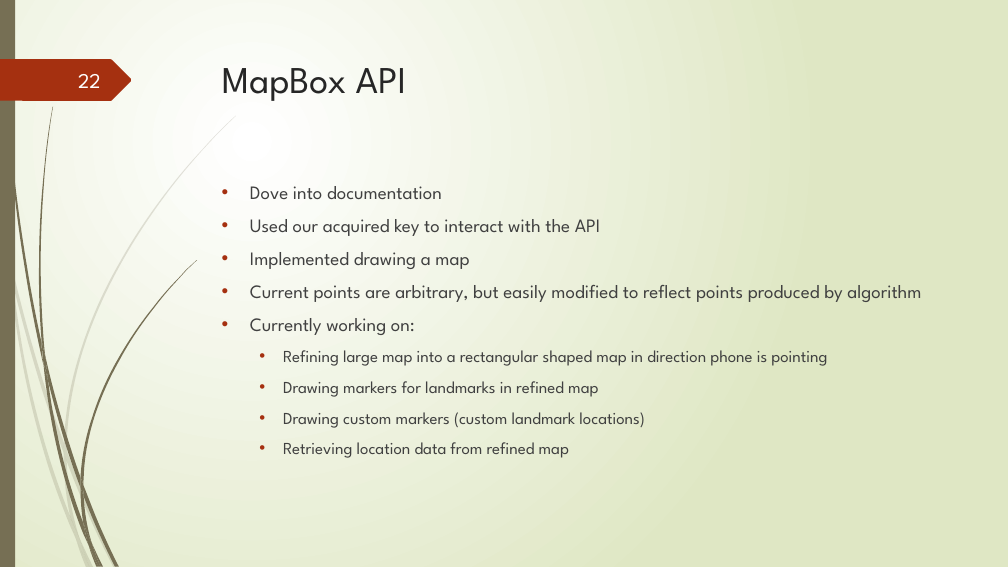
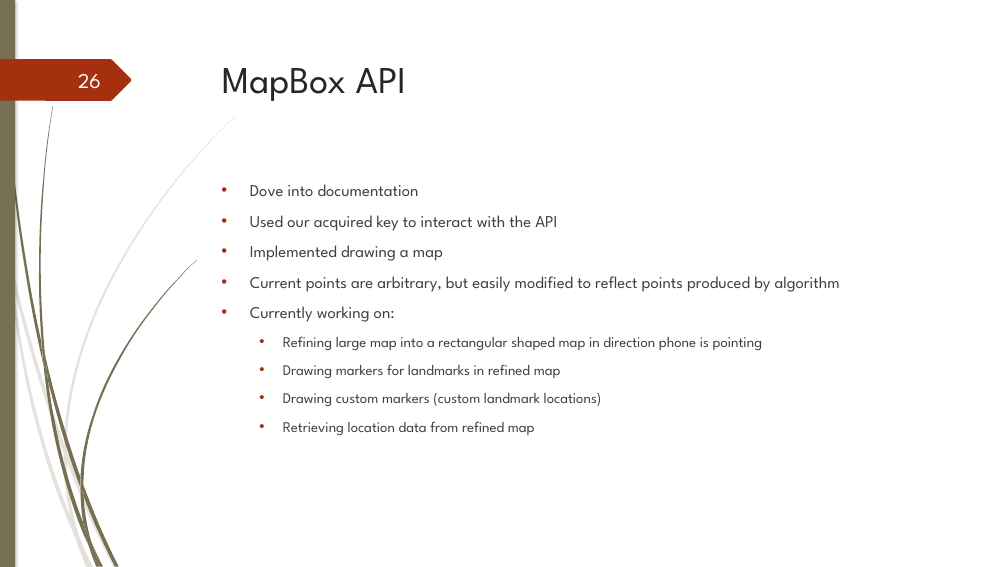
Before and after one commit to junmin-yee/Landmarked, a slide deck: slide 26 of Presentations/Sprint01 ReviewMeeting.pptx (slide 22 before the commit). Drawn at 1008x567 pixels with LibreOffice and Linux fonts; fonts in the diff are those of the drawing. Boxes give left, top, right and bottom in pixels: in the first picture for what was removed or moved away, otherwise in the second. Text is boxed around its words. In the diff, an @@ line names an element or a change of style, - is before the commit and + after.

Commit message:
Readded My Presentation Contributions
UML Design, Unofficial Sprint, Sprint 2.

```diff
--- a/Presentations/Sprint01 ReviewMeeting.pptx
+++ b/Presentations/Sprint01 ReviewMeeting.pptx
@@ background gradient #FFFFFF to #DFE8C4 to #FFFFFF @@
@@ rectangle at (0, 0, 15, 567): shadow on @@
@@ outline redrawn in 13 elements at (11, 261, 64, 453), (67, 451, 117, 567), (8, 265, 76, 540), (64, 453, 79, 538), (64, 116, 236, 451), (70, 516, 90, 567), (2, 0, 43, 364), (83, 485, 119, 566), (39, 107, 53, 357), (80, 260, 197, 485), (80, 488, 91, 544), (80, 477, 83, 496), (0, 59, 132, 101) @@
@@ page number at (78, 74, 101, 89): text changed @@
-22
+26
@@ text "Dove into documentation" at (250, 184, 840, 435): size 18 to 15.8 pt in "Dove into documentation", "Used our acquired key to interact with ...", "Implemented drawing a map", "Current points are arbitrary, but easily modified ..." and 1 more places; size 16 to 14.1 pt in "Refining large map into a rectangular shaped ...", "Drawing markers for landmarks in refined map", "Drawing custom markers (custom landmark locations)", "Retrieving location data from refined map"; indent changed @@
```
Also in this commit, not shown: 22 other slides changed, 9 slides added, 4 slides removed.
